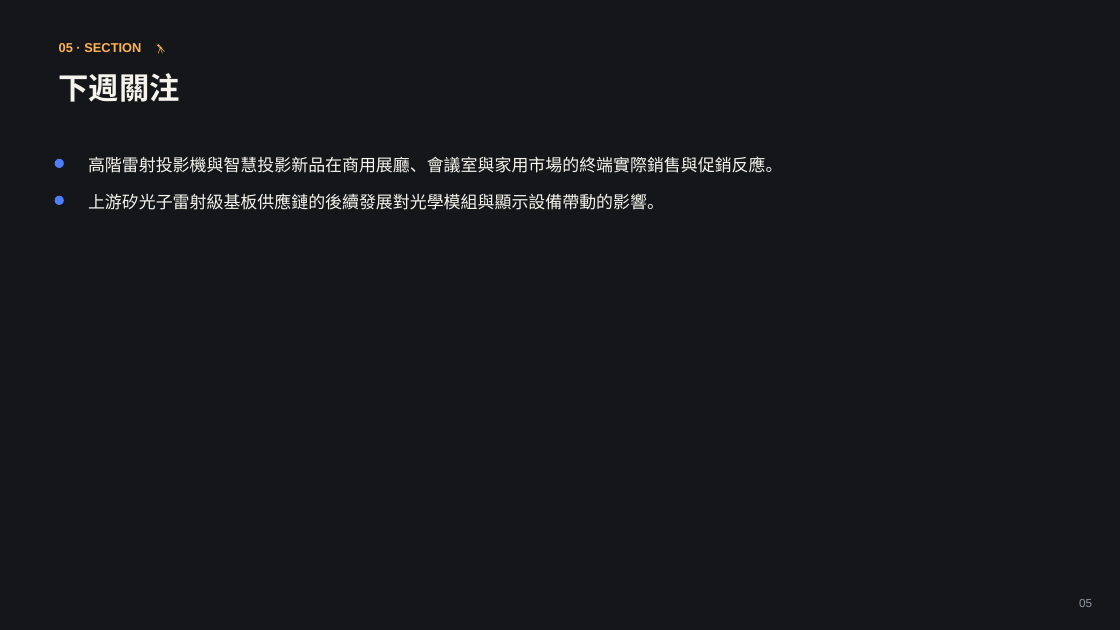
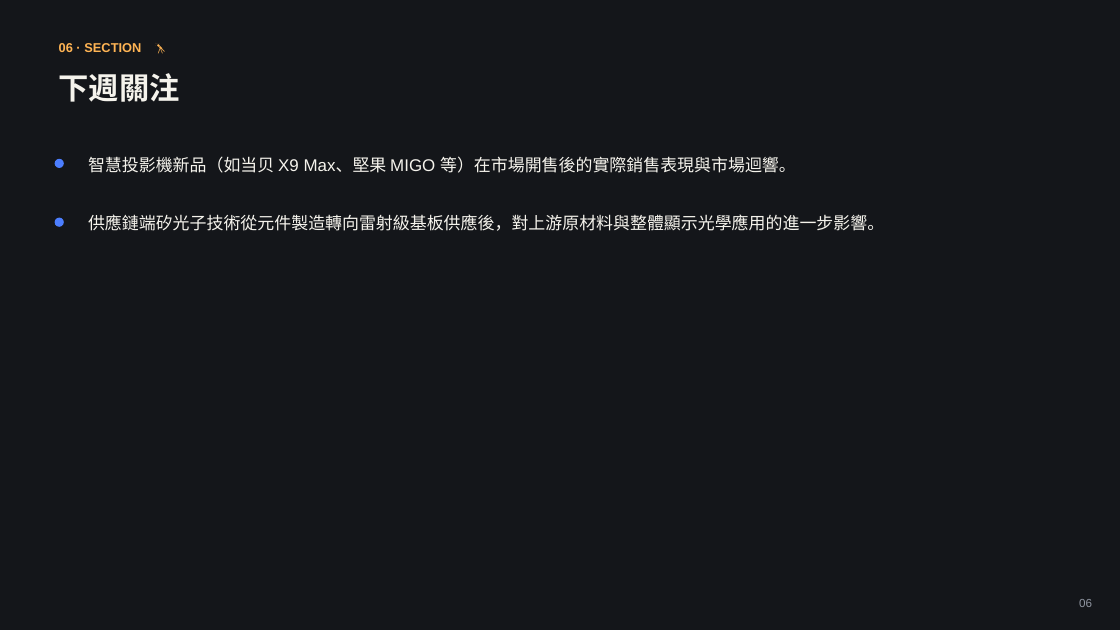
Before and after one commit to coffee30233-gif/Project-Insight, a slide deck: slide 6 of data/reports/2026-W38.pptx (slide 5 before the commit). Drawn at 1120x630 pixels with LibreOffice and Linux fonts; fonts in the diff are those of the drawing. Boxes give left, top, right and bottom in pixels: in the first picture for what was removed or moved away, otherwise in the second. Text is boxed around its words. In the diff, an @@ line names an element or a change of style, - is before the commit and + after.

```diff
--- a/data/reports/2026-W38.pptx
+++ b/data/reports/2026-W38.pptx
@@ text at (x1=88, y1=156, x2=796, y2=173): text changed @@
-高階雷射投影機與智慧投影新品在商用展廳、會議室與家用市場的終端實際銷售與促銷反應。
+智慧投影機新品（如当贝 X9 Max、堅果 MIGO 等）在市場開售後的實際銷售表現與市場迴響。
@@ ellipse moved from (x1=55, y1=196, x2=64, y2=205) to (x1=55, y1=218, x2=64, y2=227) @@
@@ text at (x1=88, y1=214, x2=884, y2=231): text changed @@
-上游矽光子雷射級基板供應鏈的後續發展對光學模組與顯示設備帶動的影響。
+供應鏈端矽光子技術從元件製造轉向雷射級基板供應後，對上游原材料與整體顯示光學應用的進一步影響。
```
Also in this commit, not shown: 4 other slides changed, 1 slide added, 6 other files.
